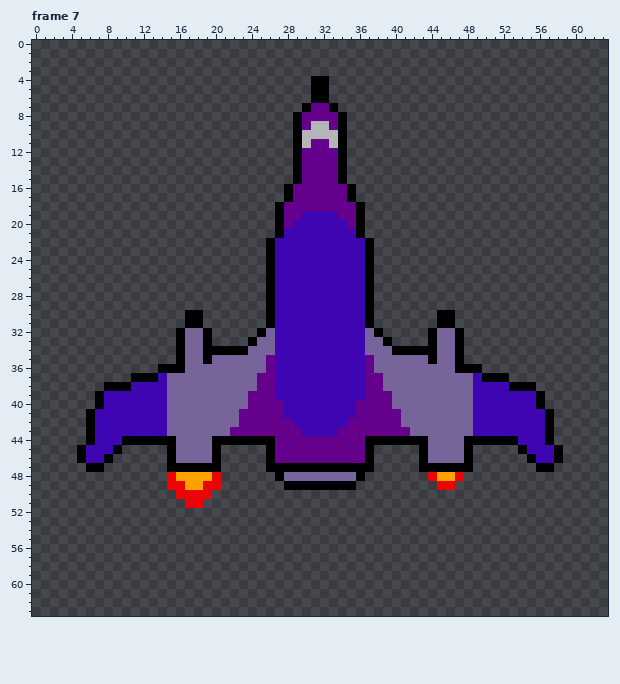
Edited in one commit: pixel-art file (Sprites/Ship_move.aseprite). Above: the version before the commit.
64x64 pixels, 7 frames. Shown: frame 7. The commit also changed other frames, which this record leaves out.
New version:
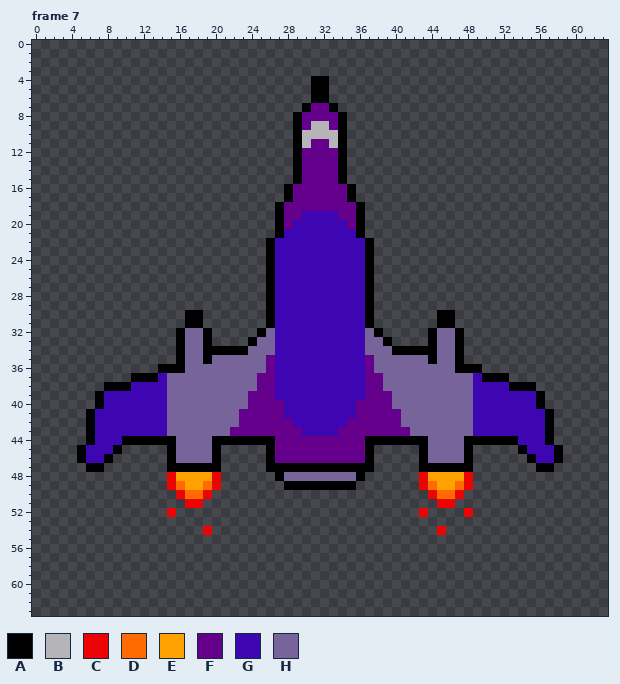
Palette (. is transparent): A #000000  B #b5b4b7  C #ec0404  D #ff6b00  E #ffa100  F #65008c  G #3d06b2  H #76649a
Edits made:
{"where": "frame 7"}
{"frame":7,"y":48,"x":43,"old":".C","new":"CE"}
{"frame":7,"y":48,"x":47,"old":"C.","new":"EC"}
{"frame":7,"y":49,"x":16,"old":"C","new":"D"}
{"frame":7,"y":49,"x":19,"old":"C","new":"D"}
{"frame":7,"y":49,"x":43,"old":"..CC..","new":"CDEEDC"}
{"frame":7,"y":50,"x":17,"old":"CC","new":"DD"}
{"frame":7,"y":50,"x":44,"old":"....","new":"CDDC"}
{"frame":7,"y":51,"x":45,"old":"..","new":"CC"}
{"frame":7,"y":52,"x":15,"old":".","new":"C"}
{"frame":7,"y":52,"x":43,"old":".","new":"C"}
{"frame":7,"y":52,"x":48,"old":".","new":"C"}
{"frame":7,"y":54,"x":19,"old":".","new":"C"}
{"frame":7,"y":54,"x":45,"old":".","new":"C"}
{"label":"changed","picture_box":[419,472,473,535]}
{"label":"changed","picture_box":[167,481,212,535]}
